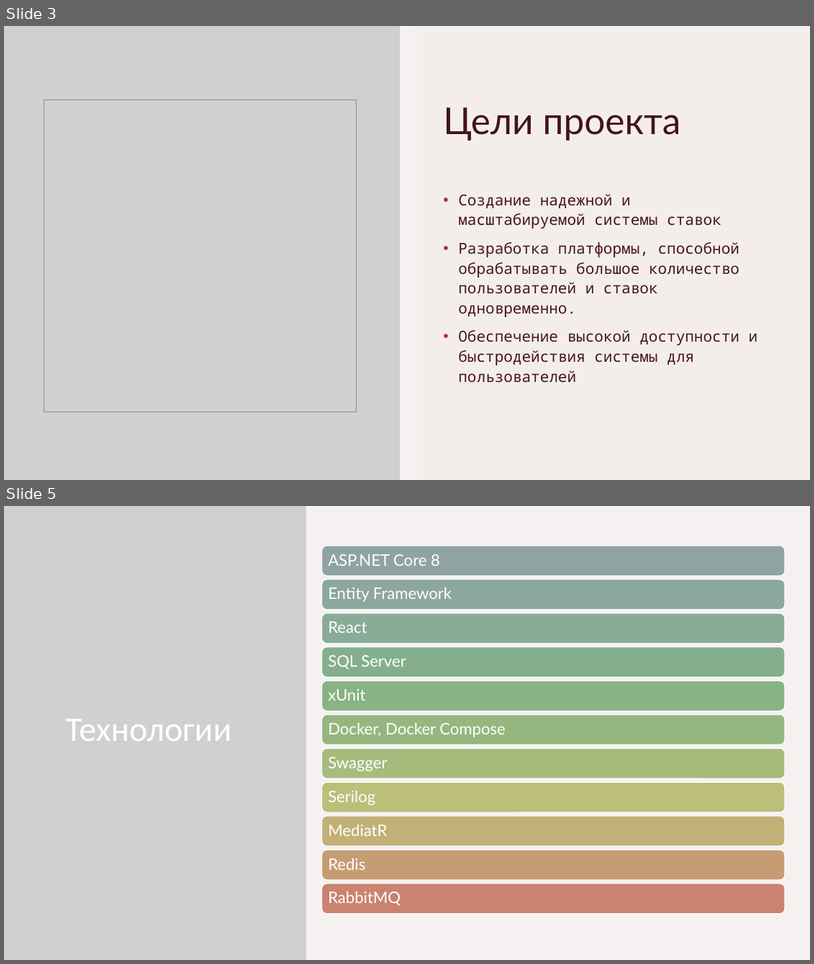
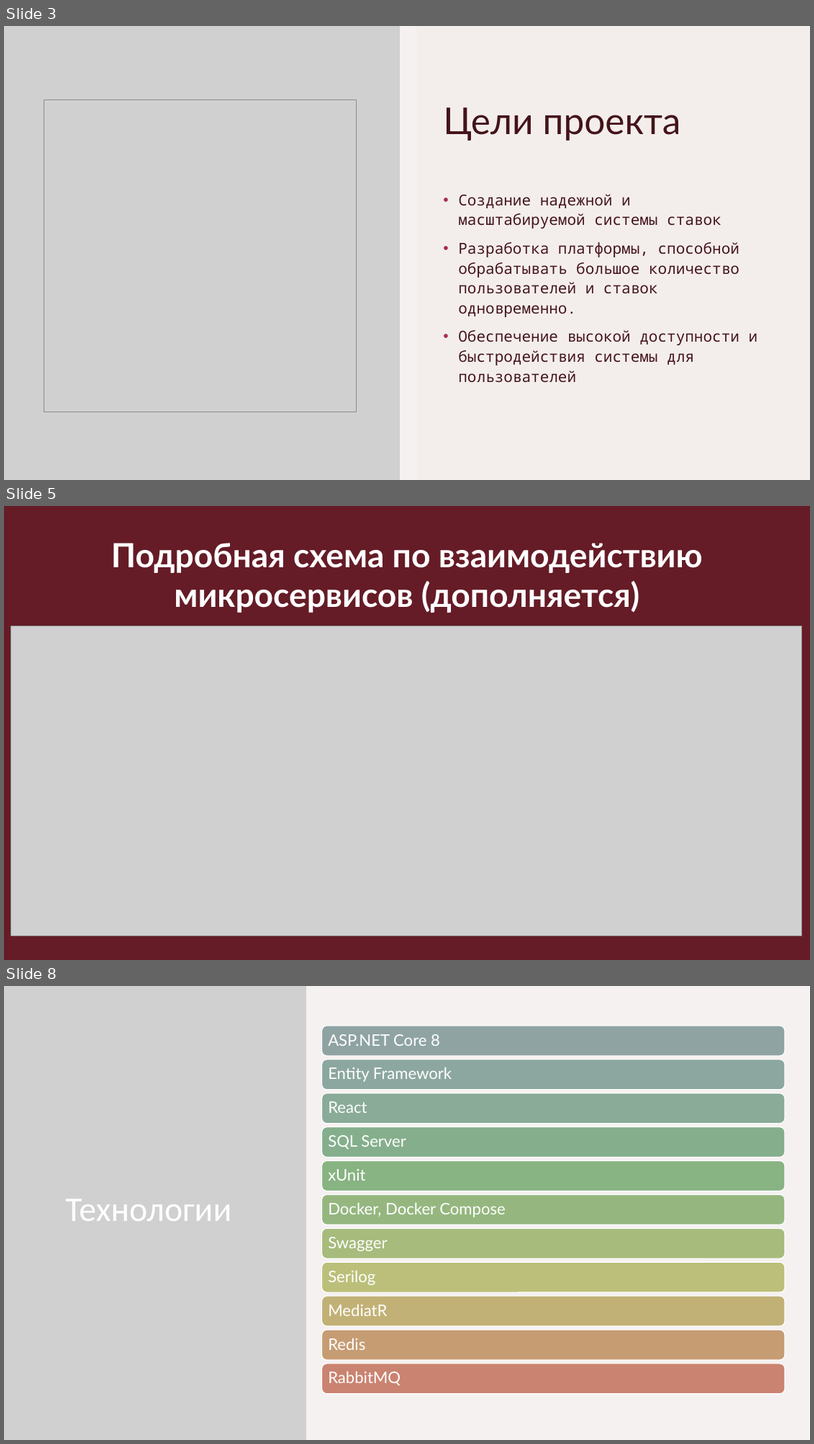
Before and after one commit to SergeyFM/Bets, a slide deck: docs/CoolBet.pptx. Shown one above the other, each under a label of ours: slides 3 and 5 before the commit, slides 3, 5 and 8 after it; the slides between them are not shown. The pictures are 814x964 and 814x1444 pixels, drawn with LibreOffice and Linux fonts; fonts in the diff are those of the drawing; grey boxes stand for pictures; background and template pictures are left out. Boxes give left, top, right and bottom in pixels: in the first picture for what was removed or moved away, otherwise in the second. Text is boxed around its words. In the diff, an @@ line names an element or a change of style, - is before the commit and + after.

```diff
--- a/docs/CoolBet.pptx
+++ b/docs/CoolBet.pptx
@@ slide 5 added at [4,506,810,960], background #FFFFFF @@
@@ rectangle added at [4,506,810,960], fill #651C27 @@
@@ title added at [111,543,703,613], 39.6 pt, text #FFFFFF, bold @@
+Подробная схема по взаимодействию микросервисов (дополняется)
@@ picture added at [10,626,802,936] @@
@@ what was slide 5 is now slide 8 @@
```
Also in this commit, not shown: 1 slide changed, 2 other slides added, 4 other files.
